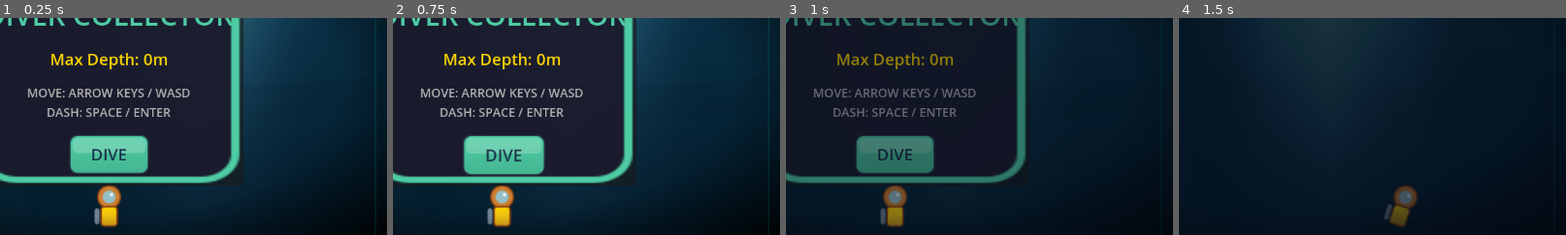
Above: before the commit, frames 1-4 (left to right).
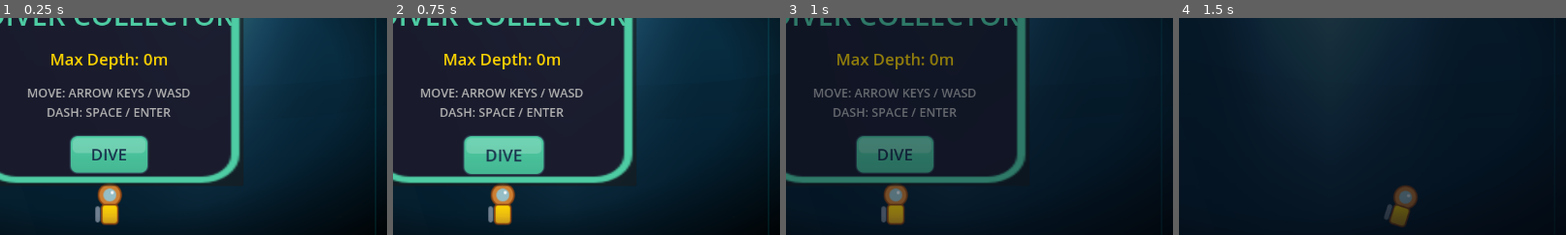
Above: after the commit, the same moments.

Repository: taneralinl/diver-collector
Game: Godot game, scene res://Main.tscn
The game is run twice, just before and just after one commit, with the same random seed, the same clock (stepped at 60 frames per second) and the same inputs.
Inputs:
- Up to frame 1 (0.25 s): no input
- Up to frame 2 (0.75 s): click "DIVE" at 0.5 s
- Up to frame 3 (1 s): no input
- Up to frame 4 (1.5 s): tap Enter (ui_accept) at 1.25 s; hold Right (ui_right) from 1.28 s (still down)
The pictures show only the part of the screen within x 36-86%, y 35-84%; the shares and areas given below are measured in that part.

The runs differ from the first frame. In frame 1, 0.6% of the frame differs, in the area x 24-32%, y 75-97%; in frame 2, 0.6%; in frame 3, 0.5%; in frame 4, nothing differs.

Commit message:
feat: implement hand net visual and scoop animation for pearl collection

Diff:
--- a/Main.tscn
+++ b/Main.tscn
@@ -1,15 +1,13 @@
-[gd_scene load_steps=4 format=3 uid="uid://d0e1f2g3h4i5"]
+[gd_scene load_steps=3 format=3 uid="uid://d0e1f2g3h4i5"]
 
-[ext_resource type="Script" path="res://Main.gd" id="1_script"]
+[ext_resource type="Script" uid="uid://b04v7gkc06waj" path="res://Main.gd" id="1_script"]
 [ext_resource type="PackedScene" uid="uid://b8j2k3l4m5n6" path="res://entities/Player.tscn" id="2_player"]
-[ext_resource type="PackedScene" uid="uid://c9k2l3m4n5o6" path="res://entities/Coin.tscn" id="3_coin"]
 
 [node name="Main" type="Node2D"]
 script = ExtResource("1_script")
-coin_scene = ExtResource("3_coin")
 
 [node name="Player" parent="." instance=ExtResource("2_player")]
-position = Vector2(576, 500)
+position = Vector2(577, 497)
 
 [node name="Camera2D" type="Camera2D" parent="."]
 position = Vector2(576, 324)
--- /dev/null
+++ b/assets/diver_arm.svg
@@ -0,0 +1,4 @@
+<svg width="24" height="12" viewBox="0 0 24 12" xmlns="http://www.w3.org/2000/svg">
+  <rect x="0" y="2" width="20" height="8" rx="4" ry="4" fill="#FFD700" stroke="#8B4513" stroke-width="1"/>
+  <circle cx="20" cy="6" r="4" fill="#CD7F32"/>
+</svg>
--- /dev/null
+++ b/assets/hand_net.svg
@@ -0,0 +1,5 @@
+<svg width="32" height="32" viewBox="0 0 32 32" xmlns="http://www.w3.org/2000/svg">
+  <circle cx="16" cy="12" r="8" fill="none" stroke="#FFD700" stroke-width="2"/>
+  <path d="M8 12 Q16 26 24 12" fill="rgba(135, 206, 235, 0.4)" stroke="#87CEEB" stroke-width="1"/>
+  <rect x="14" y="20" width="4" height="10" rx="2" ry="2" fill="#8B4513"/>
+</svg>
--- a/entities/Player.gd
+++ b/entities/Player.gd
@@ -39,6 +39,31 @@
 	trail.name = "BubbleTrail"
 	trail.position = Vector2(0, 15)
 	add_child(trail)
+
+	_setup_hand_net()
+
+func _setup_hand_net():
+	# Arm Container (Pivot point)
+	var arm_pivot = Marker2D.new()
+	arm_pivot.name = "ArmPivot"
+	arm_pivot.position = Vector2(5, 5) # Shoulder position
+	add_child(arm_pivot)
+
+	# Arm Sprite
+	var arm = Sprite2D.new()
+	arm.name = "Arm"
+	arm.texture = load("res://assets/diver_arm.svg")
+	arm.offset = Vector2(10, 0) # Pivot at shoulder
+	arm_pivot.add_child(arm)
+
+	# Hand Net
+	var net = Sprite2D.new()
+	net.name = "HandNet"
+	net.texture = load("res://assets/hand_net.svg")
+	net.position = Vector2(22, 0) # At the end of the arm
+	arm_pivot.add_child(net)
+
+	arm_pivot.visible = false
 
 func apply_upgrades():
 	"""Apply shop upgrades to player stats."""
@@ -193,16 +218,13 @@
 func trigger_capture_vfx(tier: int, target_pos: Vector2):
 	"""Visual feedback unique to each tool tier."""
 	match tier:
-		0: # Bare Hands: Simple flash
+		0, 1: # Bare Hands or Net: Scoop with Hand Net
+			_animate_hand_scoop(target_pos)
+
 			var effect = load("res://entities/CaptureEffect.tscn").instantiate()
 			effect.global_position = target_pos
 			get_parent().add_child(effect)
-			effect.setup(Color.YELLOW, 0)
-		1: # Net: Scaling white circle
-			var effect = load("res://entities/CaptureEffect.tscn").instantiate()
-			effect.global_position = target_pos
-			get_parent().add_child(effect)
-			effect.setup(Color.WHITE, 1)
+			effect.setup(Color.YELLOW if tier == 0 else Color.WHITE, tier)
 		2, 3: # Hook/Harpoon: Line thrust
 			var line = Line2D.new()
 			line.width = 4.0 if tier == 2 else 10.0
@@ -223,6 +245,35 @@
 			var tween = create_tween()
 			tween.tween_property(effect, "scale", Vector2(4.0, 4.0), 0.2)
 
+func _animate_hand_scoop(target_pos: Vector2):
+	var pivot = get_node_or_null("ArmPivot")
+	var net = get_node_or_null("ArmPivot/HandNet")
+	if not pivot or not net: return
+
+	# Show tools
+	pivot.visible = true
+
+	# Calculate angle to target
+	var local_target = to_local(target_pos) - pivot.position
+	var angle = local_target.angle()
+
+	var tween = create_tween().set_parallel(true)
+	# Swing Arm
+	tween.tween_property(pivot, "rotation", angle, 0.1).set_trans(Tween.TRANS_QUAD).set_ease(Tween.EASE_OUT)
+	# Scoop Motion (Forward and Scale)
+	tween.tween_property(net, "position:x", 35.0, 0.1).set_trans(Tween.TRANS_BACK).set_ease(Tween.EASE_OUT)
+	tween.tween_property(net, "scale", Vector2(1.4, 1.4), 0.1)
+
+	# Return
+	tween.set_parallel(false)
+	tween.tween_interval(0.05)
+	var back = create_tween().set_parallel(true)
+	back.tween_property(pivot, "rotation", 0.0, 0.2)
+	back.tween_property(net, "position:x", 22.0, 0.2)
+	back.tween_property(net, "scale", Vector2(1.0, 1.0), 0.2)
+	back.set_parallel(false)
+	back.tween_callback(func(): pivot.visible = false)
+
 func get_magnet_position():
 	return global_position
 
--- a/systems/audio/WaveGenerator.gd
+++ b/systems/audio/WaveGenerator.gd
@@ -144,9 +144,10 @@
 	var type = "sine"
 
 	match tier:
-		0: # Pearl: Plink!
-			duration = 0.1
+		0: # Pearl: Plink! + Swish
+			duration = 0.15
 			freq = 1200.0
+			type = "sine"
 		1, 2: # Fish: Splash/Meat!
 			duration = 0.2
 			freq = 400.0
@@ -172,6 +173,9 @@
 		var sample = 0.0
 		if type == "sine":
 			sample = sin(phase)
+			# Add subtle "swish" noise for tier 0/1 (Net/Hands)
+			if tier <= 1:
+				sample = (sample * 0.7) + ((randf() * 2.0 - 1.0) * 0.3 * exp(-30.0 * t))
 		elif type == "noise":
 			sample = (randf() * 2.0 - 1.0) * 0.5 + sin(phase) * 0.5
 		elif type == "chime":
